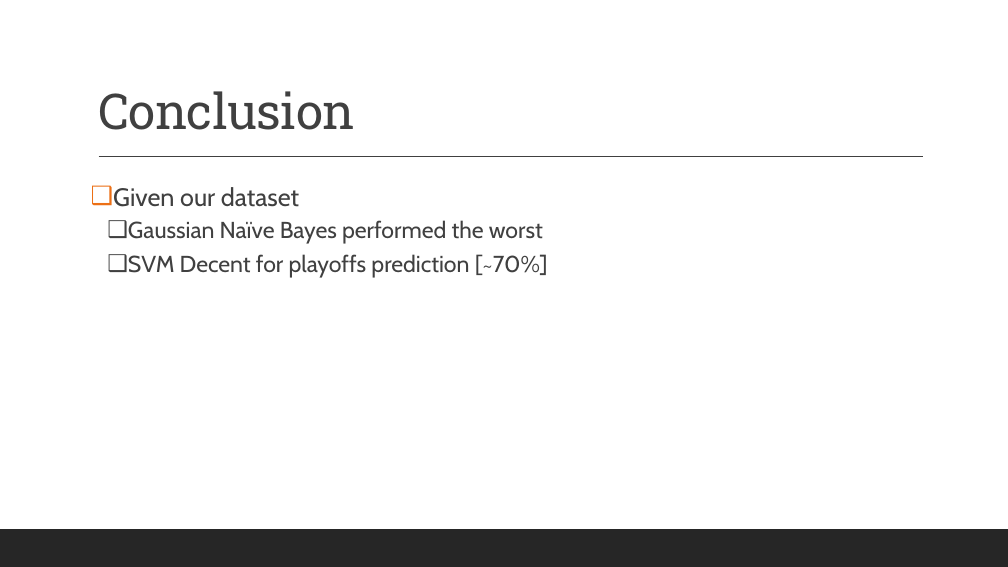
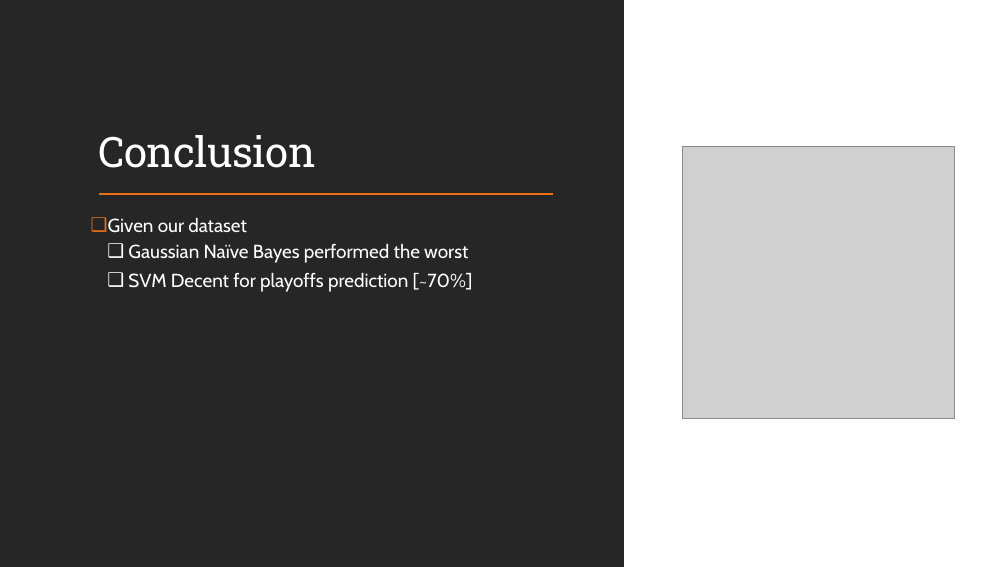
Before and after one commit to skierwing/soen691_project_ed_yr, a slide deck: slide 11 of presentation/SOEN_690_Team_12.pptx (slide 16 before the commit). Drawn at 1008x567 pixels with LibreOffice and Linux fonts; fonts in the diff are those of the drawing; grey boxes stand for pictures. Boxes give left, top, right and bottom in pixels: in the first picture for what was removed or moved away, otherwise in the second. Text is boxed around its words. In the diff, an @@ line names an element or a change of style, - is before the commit and + after.

```diff
--- a/presentation/SOEN_690_Team_12.pptx
+++ b/presentation/SOEN_690_Team_12.pptx
@@ rectangle added at bbox=[0, 0, 624, 567], fill #262626 @@
@@ rectangle added at bbox=[1, 0, 1008, 567], fill #FFFFFF @@
@@ title "Conclusion": place and size @@
-title "Conclusion" at bbox=[98, 91, 355, 130]
+title "Conclusion" at bbox=[98, 135, 315, 168]
@@ title "Conclusion" at bbox=[98, 135, 315, 168]: size 47 to 40 pt, text colour #404040 to #FFFFFF @@
@@ picture added at bbox=[682, 147, 954, 419] @@
@@ line removed from (99, 157) to (923, 157) @@
@@ text "Given our dataset": place and size @@
-text "Given our dataset" at bbox=[113, 187, 548, 278]
+text "Given our dataset" at bbox=[108, 218, 473, 292]
@@ text "Given our dataset" at bbox=[108, 218, 473, 292]: size 24 to 18 pt in "Given our dataset"; text colour #404040 to #FFFFFF; size 22 to 18 pt in "Gaussian Naïve Bayes performed the worst", "SVM Decent for playoffs prediction [~70%]" @@
@@ line added from (99, 194) to (553, 194), #EC7016 1.5 pt @@
```
Also in this commit, not shown: 6 other slides changed, 5 slides removed, 1 other file.
